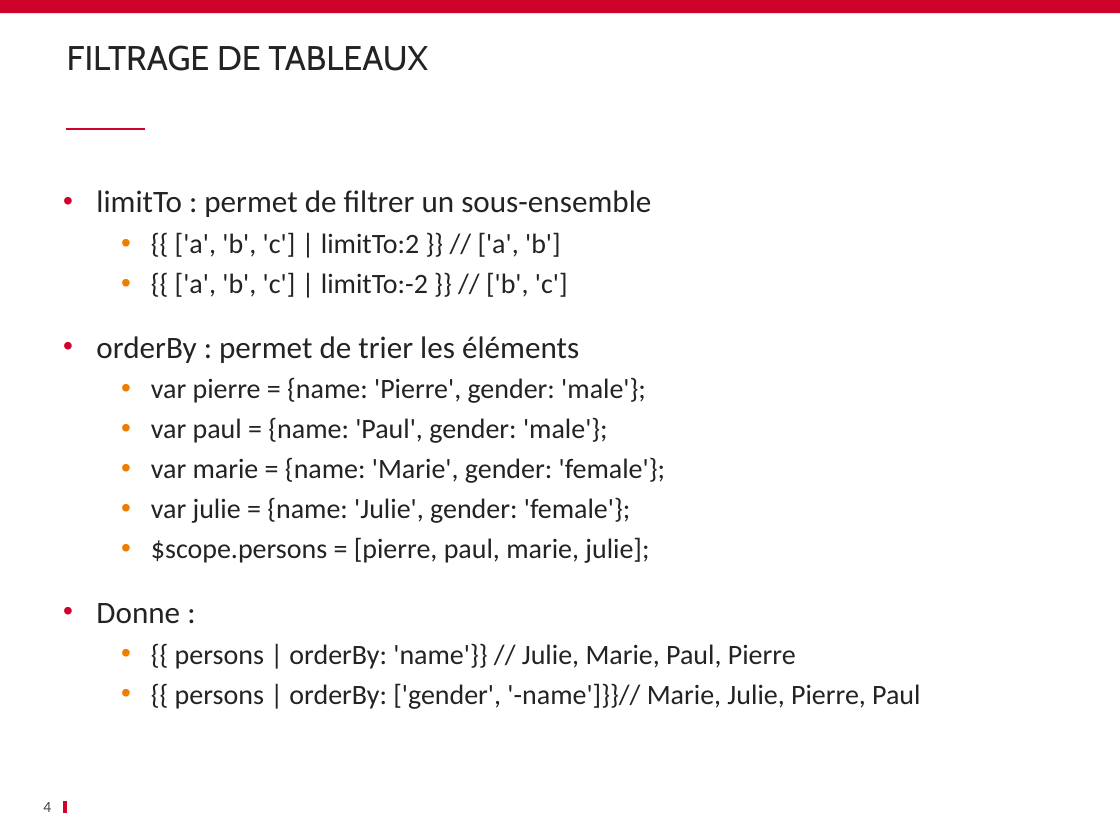
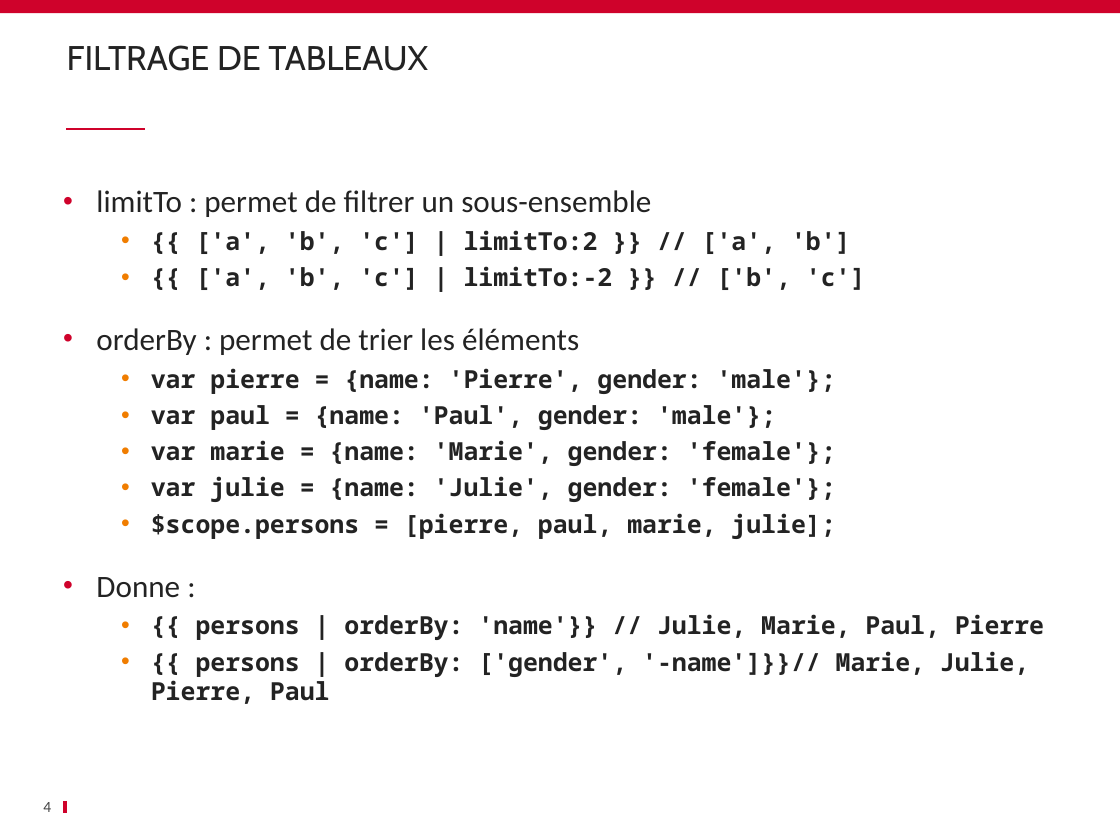
Before and after one commit to ycintre/formation-angularjs, a slide deck: slide 4 of 05 Built-in filters/Built-in filters.pptx. Drawn at 1120x840 pixels with LibreOffice and Linux fonts; fonts in the diff are those of the drawing; background and template pictures are left out. Boxes give left, top, right and bottom in pixels: in the first picture for what was removed or moved away, otherwise in the second. Text is boxed around its words. In the diff, an @@ line names an element or a change of style, - is before the commit and + after.

```diff
--- a/05 Built-in filters/Built-in filters.pptx
+++ b/05 Built-in filters/Built-in filters.pptx
@@ text at (151, 230, 1044, 704): size 18 to 16 pt, font Calibri to Noto Sans Mono, bold on in "{{ ['a', 'b', 'c'] | limitTo:2 }} ...", "{{ ['a', 'b', 'c'] | limitTo:-2 }} ...", "var pierre = {name: 'Pierre', gender: 'male'};", "var paul = {name: 'Paul', gender: 'male'};" and 5 more places @@
```
Also in this commit, not shown: 4 other slides changed.
